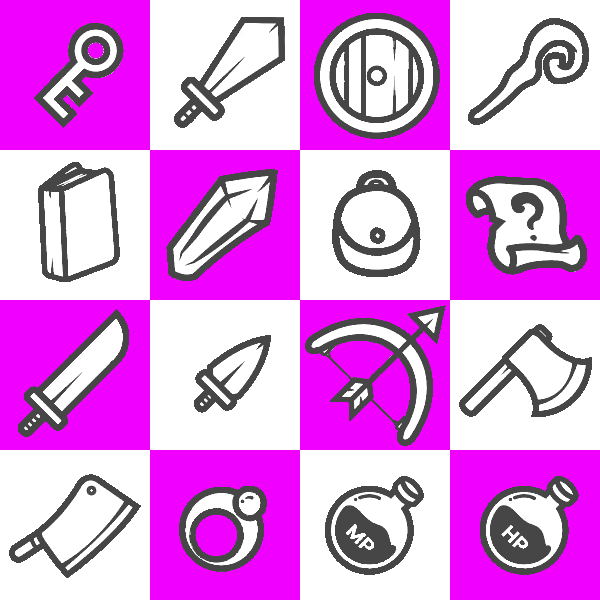
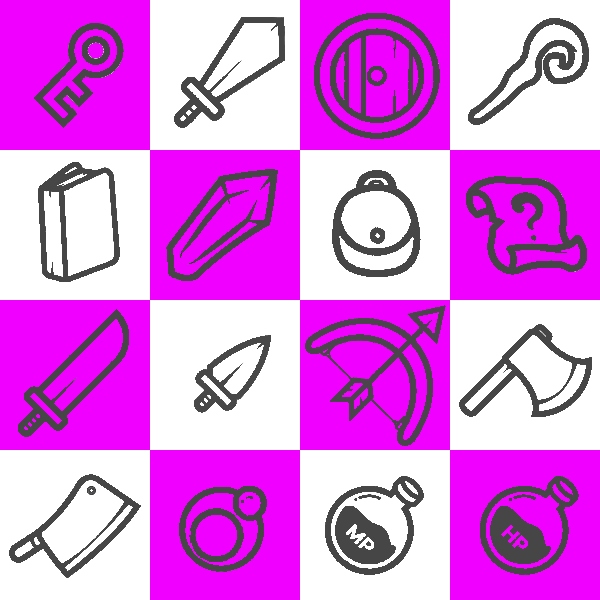
Layer changes from the first 600×600 image to the second:
painted on "Calque Copié" over (15, 19, 586, 571)
